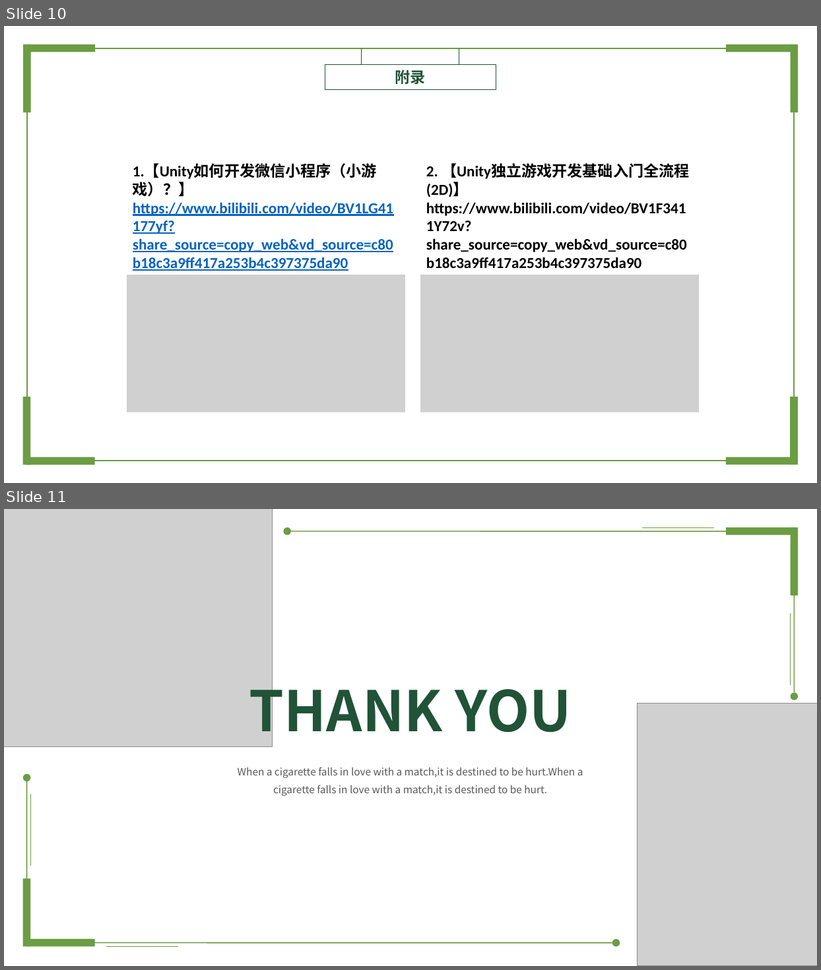
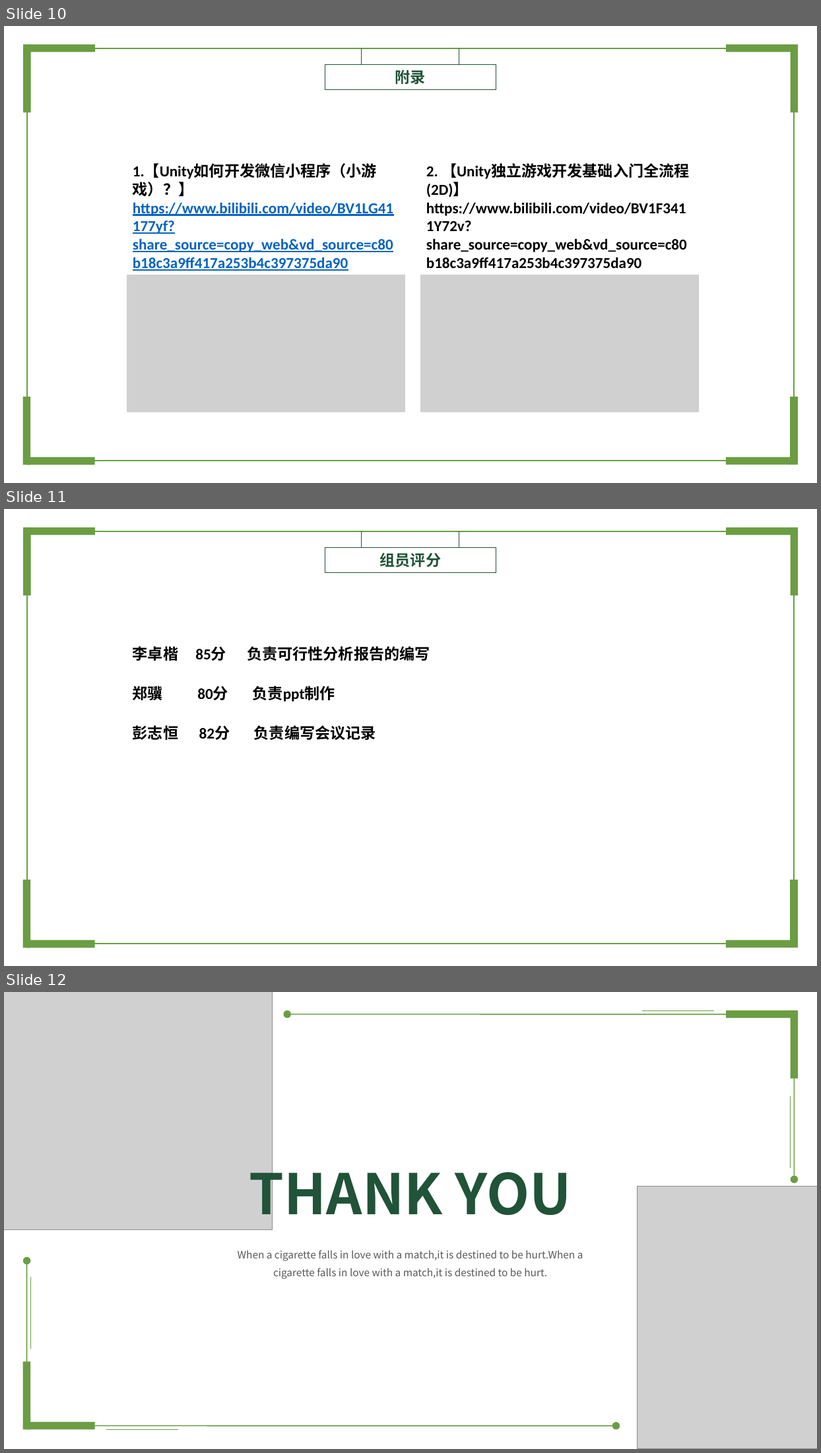
Before and after one commit to lzhokai/-, a slide deck: G13可行性分析报告ppt.pptx. Shown one above the other, each under a label of ours: slides 10 and 11 before the commit, slides 10, 11 and 12 after it. The pictures are 821x970 and 821x1453 pixels, drawn with LibreOffice and Linux fonts; fonts in the diff are those of the drawing; grey boxes stand for pictures; background and template pictures are left out. Boxes give left, top, right and bottom in pixels: in the first picture for what was removed or moved away, otherwise in the second. Text is boxed around its words. In the diff, an @@ line names an element or a change of style, - is before the commit and + after.

```diff
--- a/G13可行性分析报告ppt.pptx
+++ b/G13可行性分析报告ppt.pptx
@@ slide 11 added at (x1=4, y1=509, x2=817, y2=966), background picture (left out) @@
@@ rectangle added at (x1=24, y1=527, x2=31, y2=595), fill #6B9D43 @@
@@ rectangle added at (x1=27, y1=527, x2=96, y2=535), fill #6B9D43 @@
@@ rectangle added at (x1=726, y1=527, x2=795, y2=535), fill #6B9D43 @@
@@ rectangle added at (x1=791, y1=527, x2=798, y2=595), fill #6B9D43 @@
@@ rectangle added at (x1=27, y1=531, x2=795, y2=945), outline #6B9D43 1.5 pt @@
@@ rectangle added at (x1=325, y1=547, x2=496, y2=572), outline #205337 1 pt, 18 pt, text #205337, bold @@
+组员评分
@@ line added from (362, 531) to (362, 548), #205337 1 pt @@
@@ line added from (459, 531) to (459, 548), #205337 1 pt @@
@@ text added at (x1=133, y1=646, x2=430, y2=661), 18 pt, text #000000, bold @@
+李卓楷 85分 负责可行性分析报告的编写
@@ text added at (x1=133, y1=684, x2=335, y2=703), 18 pt, text #000000, bold @@
+郑骥 80分 负责ppt制作
@@ text added at (x1=133, y1=725, x2=376, y2=740), 18 pt, text #000000, bold @@
+彭志恒 82分 负责编写会议记录
@@ rectangle added at (x1=23, y1=880, x2=30, y2=948), fill #6B9D43 @@
@@ rectangle added at (x1=791, y1=880, x2=798, y2=948), fill #6B9D43 @@
@@ rectangle added at (x1=26, y1=941, x2=95, y2=948), fill #6B9D43 @@
@@ rectangle added at (x1=726, y1=941, x2=795, y2=948), fill #6B9D43 @@
@@ what was slide 11 is now slide 12 @@
```
Also in this commit, not shown: 2 slides changed, 5 other files.
